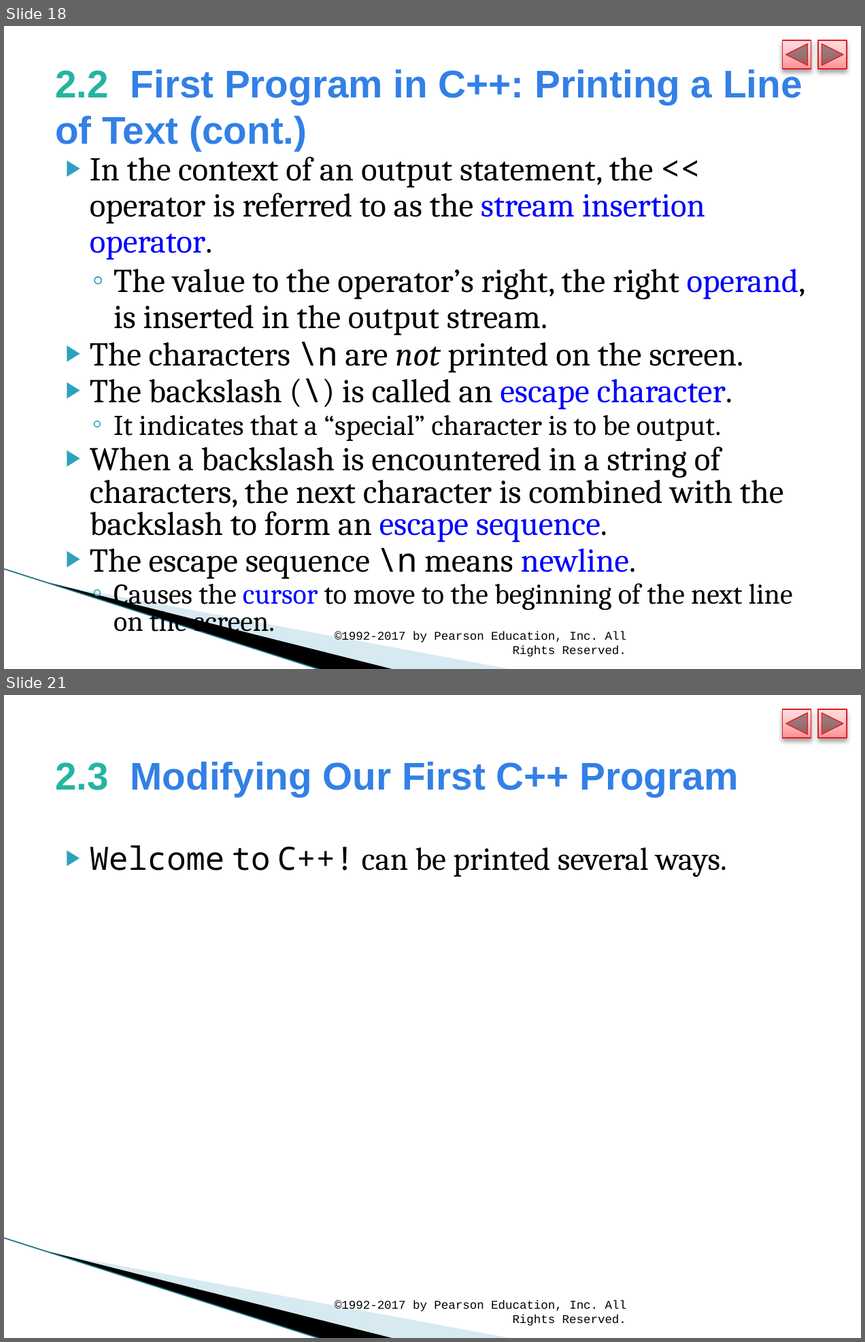
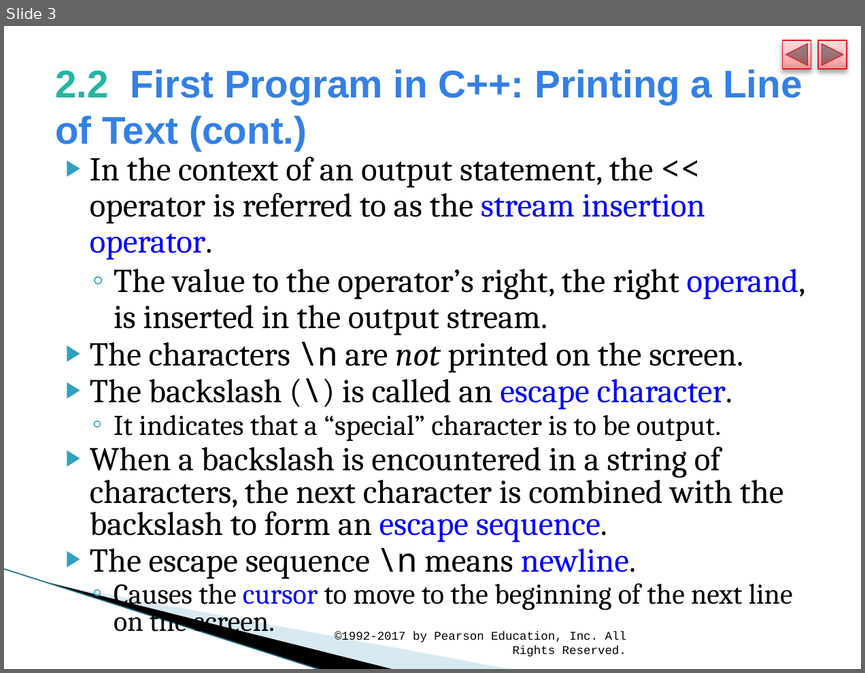
Before and after one commit to hakancangunerli/uga_code, a slide deck: CSCI2720/recap/presentations/cpphtp10_02.pptx. Shown one above the other, each under a label of ours: slides 18 and 21 before the commit, slide 3 after it; the slides between them are not shown. The pictures are 865x1342 and 865x673 pixels, drawn with LibreOffice and Linux fonts; fonts in the diff are those of the drawing; background and template pictures are left out. Boxes give left, top, right and bottom in pixels: in the first picture for what was removed or moved away, otherwise in the second. Text is boxed around its words. In the diff, an @@ line names an element or a change of style, - is before the commit and + after.

```diff
--- a/CSCI2720/recap/presentations/cpphtp10_02.pptx
+++ b/CSCI2720/recap/presentations/cpphtp10_02.pptx
@@ slide 21 removed at [4,695,861,1338], background #FFFFFF; not listed: 5 template elements that a slide beside it also shows @@
@@ title removed at [55,762,738,796] @@
-2.3 Modifying Our First C++ Program
@@ text removed at [90,845,727,877] @@
-▶ Welcome to C++! can be printed several ways.
@@ text removed at [334,1300,626,1325] @@
-©1992-2017 by Pearson Education, Inc. All Rights Reserved.
@@ what was slide 18 is now slide 3 @@
```
Also in this commit, not shown: 20 other slides removed, 28 other files.
